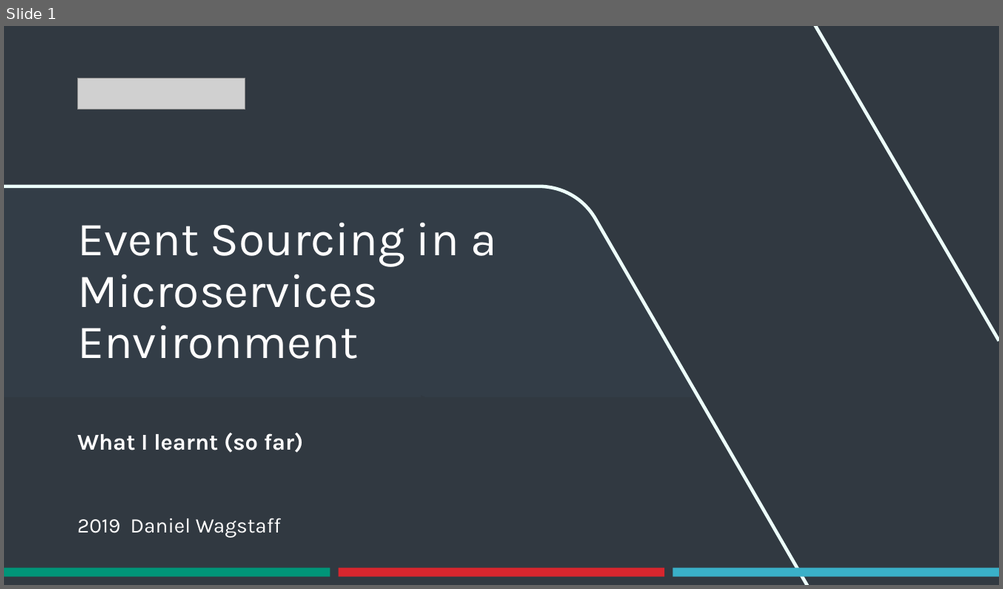
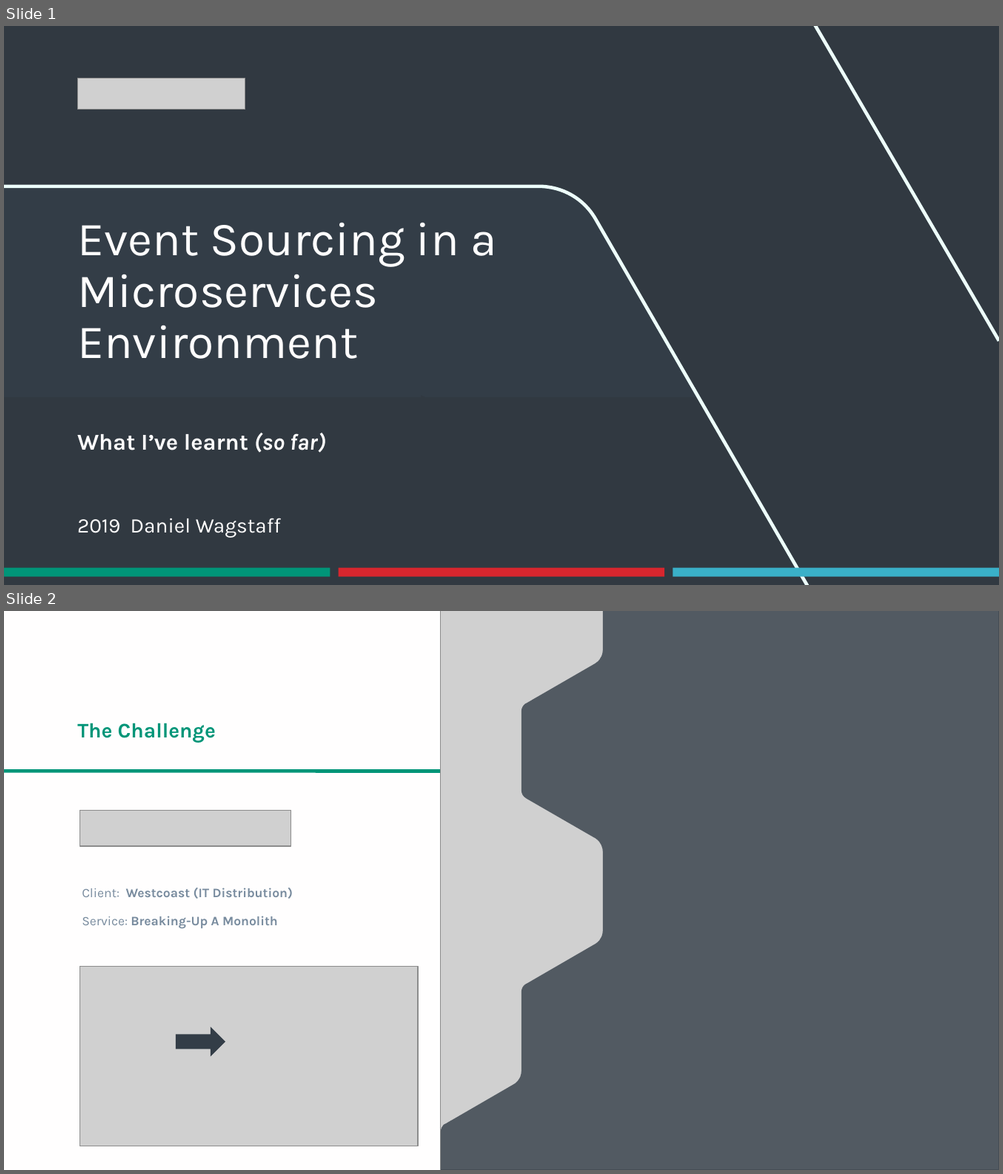
Before and after one commit to danielwagstaff/training, a slide deck: event-sourcing/Event Sourcing in a Microservices Environment.pptx. Shown one above the other, each under a label of ours: slide 1 before the commit, slides 1 and 2 after it. The pictures are 1003x589 and 1003x1174 pixels, drawn with LibreOffice and Linux fonts; fonts in the diff are those of the drawing; grey boxes stand for pictures; background and template pictures are left out; a plain dark background stands for a picture behind light text. Boxes give left, top, right and bottom in pixels: in the first picture for what was removed or moved away, otherwise in the second. Text is boxed around its words. In the diff, an @@ line names an element or a change of style, - is before the commit and + after.

```diff
--- a/event-sourcing/Event Sourcing in a Microservices Environment.pptx
+++ b/event-sourcing/Event Sourcing in a Microservices Environment.pptx
@@ slide 2 added at <box>4,611,999,1170</box>, background #FFFEFE @@
@@ picture added at <box>441,611,999,1170</box> @@
@@ freeform shape added at <box>441,611,999,1170</box>, fill #333D47 at 80% opacity @@
@@ text added at <box>77,723,216,743</box>, 20 pt, text #009578, bold @@
+The Challenge
@@ line added from (4, 772) to (486, 772), #009578 3.25 pt @@
@@ picture added at <box>79,811,290,847</box> @@
@@ text added at <box>82,888,293,929</box>, 12.5 pt, text #788B9E, bold @@
+Client: Westcoast (IT Distribution)
+Service: Breaking-Up A Monolith
@@ picture added at <box>79,967,418,1147</box> @@
@@ right arrow added at <box>176,1028,225,1057</box>, fill #333D47 @@
@@ slide 1 changed as well @@
@@ text at <box>77,433,326,453</box>: text changed @@
-What I learnt (so far)
+What I’ve learnt (so far)
```
Also in this commit, not shown: 35 other slides changed, 12 other slides added, 2 slides removed.
